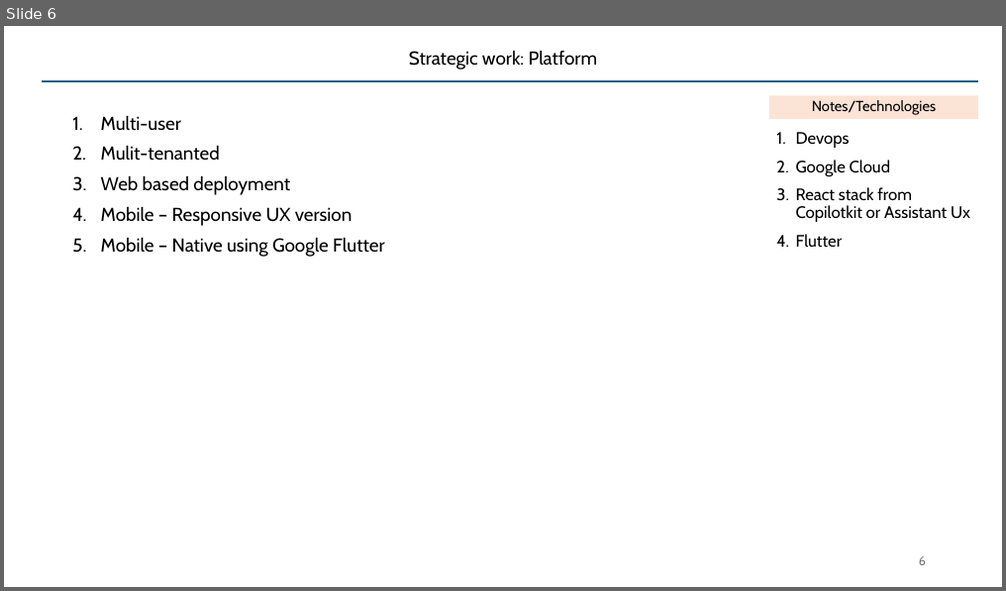
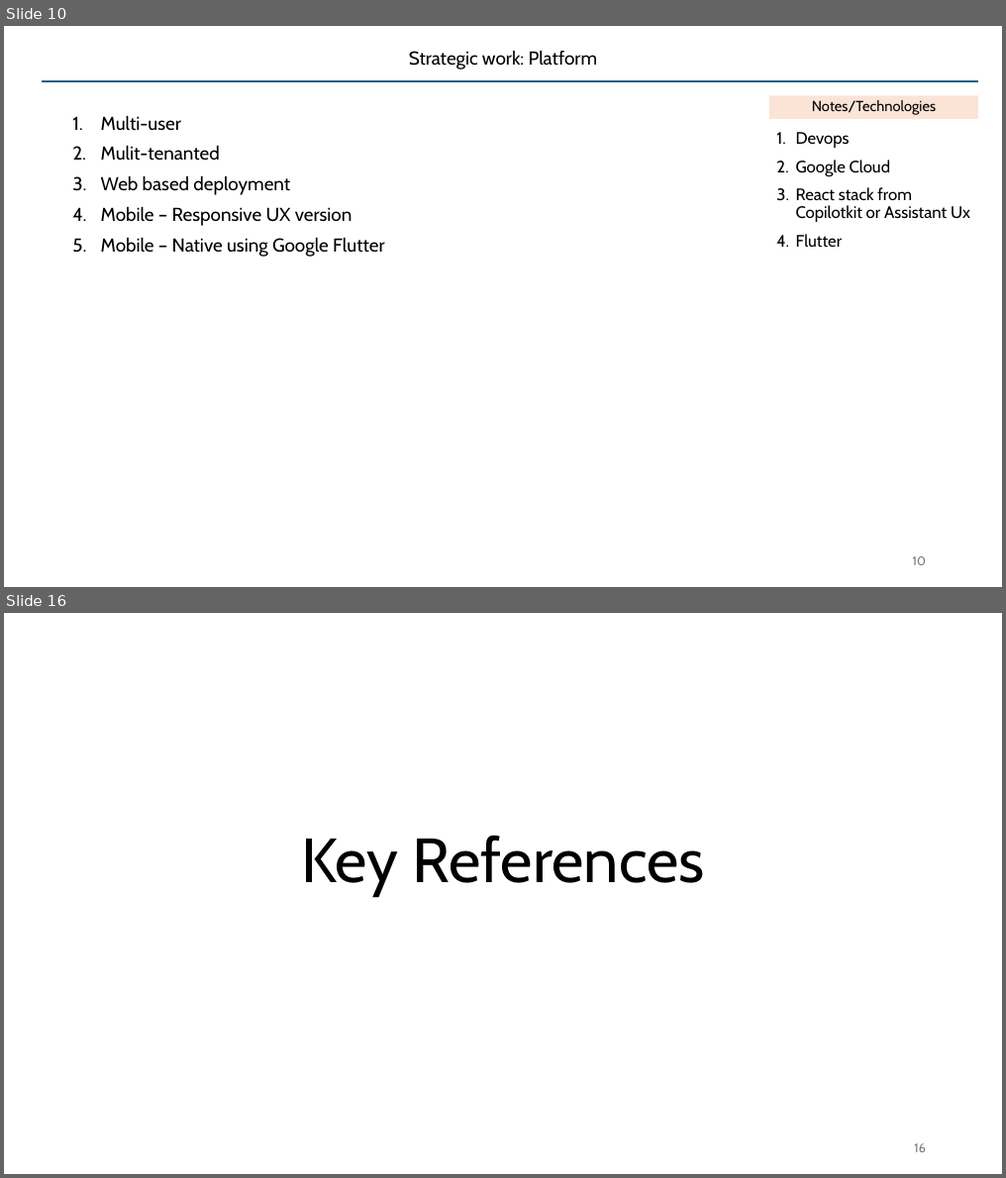
Before and after one commit to SatyaKomatineni/articles-repo, a slide deck: architecture/applied-genai-testbed.pptx. Shown one above the other, each under a label of ours: slide 6 before the commit, slides 10 and 16 after it; the slides between them are not shown. The pictures are 1006x591 and 1006x1178 pixels, drawn with LibreOffice and Linux fonts; fonts in the diff are those of the drawing. Boxes give left, top, right and bottom in pixels: in the first picture for what was removed or moved away, otherwise in the second. Text is boxed around its words. In the diff, an @@ line names an element or a change of style, - is before the commit and + after.

```diff
--- a/architecture/applied-genai-testbed.pptx
+++ b/architecture/applied-genai-testbed.pptx
@@ slide 16 added at [4,613,1002,1174], background #FFFFFF @@
@@ title added at [301,835,705,897], 60 pt, text #000000 @@
+Key References
@@ page number added at [914,1144,926,1153], 12 pt, text #797979 @@
+16
@@ what was slide 6 is now slide 10 @@
@@ page number at [913,557,926,566]: text changed @@
-6
+10
```
Also in this commit, not shown: 3 slides changed, 13 other slides added.
